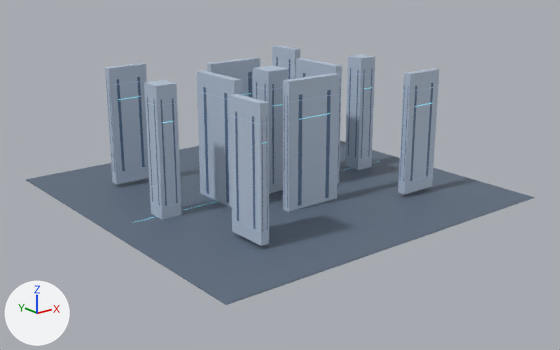
A saved change to the Blender file assets/maps/complex/blender/01_world.blend.
Before and after are seen from a 50 mm lens placed at (-112.9, -144.7, 60.7), pointed at (-0.1, -3.7, 4.3). Lighting does not change. The marker at lower left points along +X, +Y and +Z. The first picture is the older version.

In view in the first picture: 'world_00_body_nocol', 'world_00_floor_noshadow_nocol', 'world_00_panel_noshadow_nocol', 'world_01_body_nocol', 'world_01_floor_noshadow_nocol', 'world_01_panel_noshadow_nocol', 'world_10_body_nocol', 'world_11_body_nocol', 'world_11_floor_noshadow_nocol', 'world_11_panel_noshadow_nocol' and 5 more.
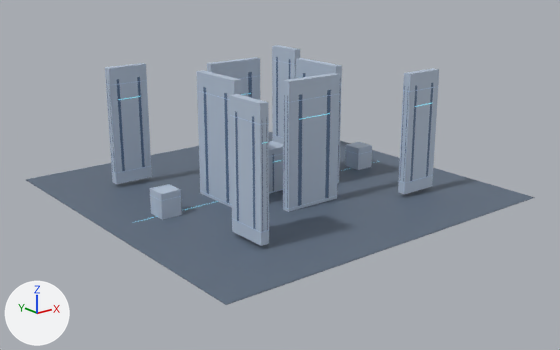
What the commit changed:
me_world_01_body_nocol_mesh has 72 vertices, 36 faces and spans x -32.5..-14.0, y -30.0..7.5, z -2.5..29.9.
me_world_01_body_nocol_mesh is used by ob_world_01_body_nocol; location (0.0, 0.0, 0.0).
Before the commit, vertices of me_world_01_body_nocol_mesh: 48 (-27.5, -2.5, 29.9) at pixel (176, 83), 49 (-27.5, 2.5, 29.9) at pixel (164, 80), 52 (-32.5, 2.5, 29.9) at pixel (144, 82), 53 (-32.5, -2.5, 29.9) at pixel (155, 86), 64 (-32.5, -2.5, 29.9) at pixel (155, 86).
Before the commit, vertices of me_world_01_body_nocol_mesh: 65 (-27.5, -2.5, 29.9) at pixel (176, 83), 68 (-27.5, 2.5, 29.9) at pixel (164, 80), 69 (-32.5, 2.5, 29.9) at pixel (144, 82).
me_world_01_body_nocol_mesh part 1: the loose piece of 4 vertices spanning x -32.5..-27.5, y -2.5..2.5, z 29.9 is moved by (0.0, 0.0, -23.9).
Part 2, on me_world_01_body_nocol_mesh:
Vertices 48, 49, 52, 53, 64, 65, 68, 69 of me_world_01_body_nocol_mesh move by (0.0, 0.0, -23.9).
me_world_01_panel_nocol_mesh is used by ob_world_01_panel_noshadow_nocol; location (0.0, 0.0, 0.0).
me_world_01_panel_nocol_mesh had 192 vertices, 144 faces and spanned x -32.5..-14.0, y -30.0..7.5, z 0.7..27.0.
me_world_01_panel_nocol_mesh now has 128 vertices, 96 faces and spans x -26.0..-14.0, y -30.0..7.5, z 0.7..27.0.
me_world_01_panel_nocol_mesh part 3: 8 loose pieces with 64 vertices, spanning x -32.5..-27.5, y -2.5..2.5, z 3.0..26.9, are deleted.
me_world_11_body_nocol_mesh has 120 vertices, 60 faces and spans x -7.5..32.5, y -26.0..7.5, z -2.5..29.9.
me_world_11_body_nocol_mesh is used by ob_world_11_body_nocol; location (0.0, 0.0, 0.0).
Before the commit, vertices of me_world_11_body_nocol_mesh: 0 (3.0, -3.0, 29.9) at pixel (288, 68), 1 (3.0, 3.0, 29.9) at pixel (272, 65), 4 (-3.0, 3.0, 29.9) at pixel (253, 68), 5 (-3.0, -3.0, 29.9) at pixel (268, 71), 16 (-3.0, -3.0, 29.9) at pixel (268, 71).
Before the commit, vertices of me_world_11_body_nocol_mesh: 17 (3.0, -3.0, 29.9) at pixel (288, 68), 20 (3.0, 3.0, 29.9) at pixel (272, 65), 21 (-3.0, 3.0, 29.9) at pixel (253, 68).
Before the commit, vertices of me_world_11_body_nocol_mesh: 96 (32.5, -2.5, 29.9) at pixel (375, 56), 97 (32.5, 2.5, 29.9) at pixel (361, 54), 100 (27.5, 2.5, 29.9) at pixel (348, 56), 101 (27.5, -2.5, 29.9) at pixel (361, 58), 112 (27.5, -2.5, 29.9) at pixel (361, 58).
Before the commit, vertices of me_world_11_body_nocol_mesh: 113 (32.5, -2.5, 29.9) at pixel (375, 56), 116 (32.5, 2.5, 29.9) at pixel (361, 54), 117 (27.5, 2.5, 29.9) at pixel (348, 56).
me_world_11_body_nocol_mesh part 4: the loose piece of 4 vertices spanning x -3.0..3.0, y -3.0..3.0, z 29.9 is moved by (0.0, 0.0, -18.9).
me_world_11_body_nocol_mesh part 5: the loose piece of 4 vertices spanning x 27.5..32.5, y -2.5..2.5, z 29.9 is moved by (0.0, 0.0, -23.9).
Part 6, on me_world_11_body_nocol_mesh:
Vertices 0, 1, 4, 5, 16, 17, 20, 21 of me_world_11_body_nocol_mesh move by (0.0, 0.0, -18.9).
Part 7, on me_world_11_body_nocol_mesh:
Vertices 96, 97, 100, 101, 112, 113, 116, 117 of me_world_11_body_nocol_mesh move by (0.0, 0.0, -23.9).

Pixel boxes [x1, y1, x2, y2] of what changed, in the pictures (560 x 350 px; the box of a moved part takes in the faces that stretch with it):
'world_11_body_nocol', reshaped: before [253, 54, 439, 212]; after [269, 58, 439, 212]
'world_01_body_nocol', reshaped: before [144, 70, 269, 246]; after [150, 70, 269, 246]
'world_01_panel_noshadow_nocol', reshaped (46% narrower): before [147, 87, 268, 230]; after [203, 87, 268, 230]
part 1 of me_world_01_body_nocol_mesh, moved or reshaped: before [146, 80, 175, 86]; after [150, 184, 181, 194]
part 2 of me_world_01_body_nocol_mesh, moved or reshaped: before [144, 83, 182, 220]; after [150, 189, 182, 220]
part 3 of me_world_01_panel_nocol_mesh, deleted: before [147, 97, 178, 206]
part 4 of me_world_11_body_nocol_mesh, moved or reshaped: before [255, 66, 288, 71]; after [269, 141, 283, 150]
part 5 of me_world_11_body_nocol_mesh, moved or reshaped: before [350, 54, 375, 58]; after [347, 142, 372, 149]
part 6 of me_world_11_body_nocol_mesh, moved or reshaped: before [253, 68, 289, 193]; after [269, 147, 283, 193]
part 7 of me_world_11_body_nocol_mesh, moved or reshaped: before [345, 56, 375, 170]; after [345, 145, 372, 170]
